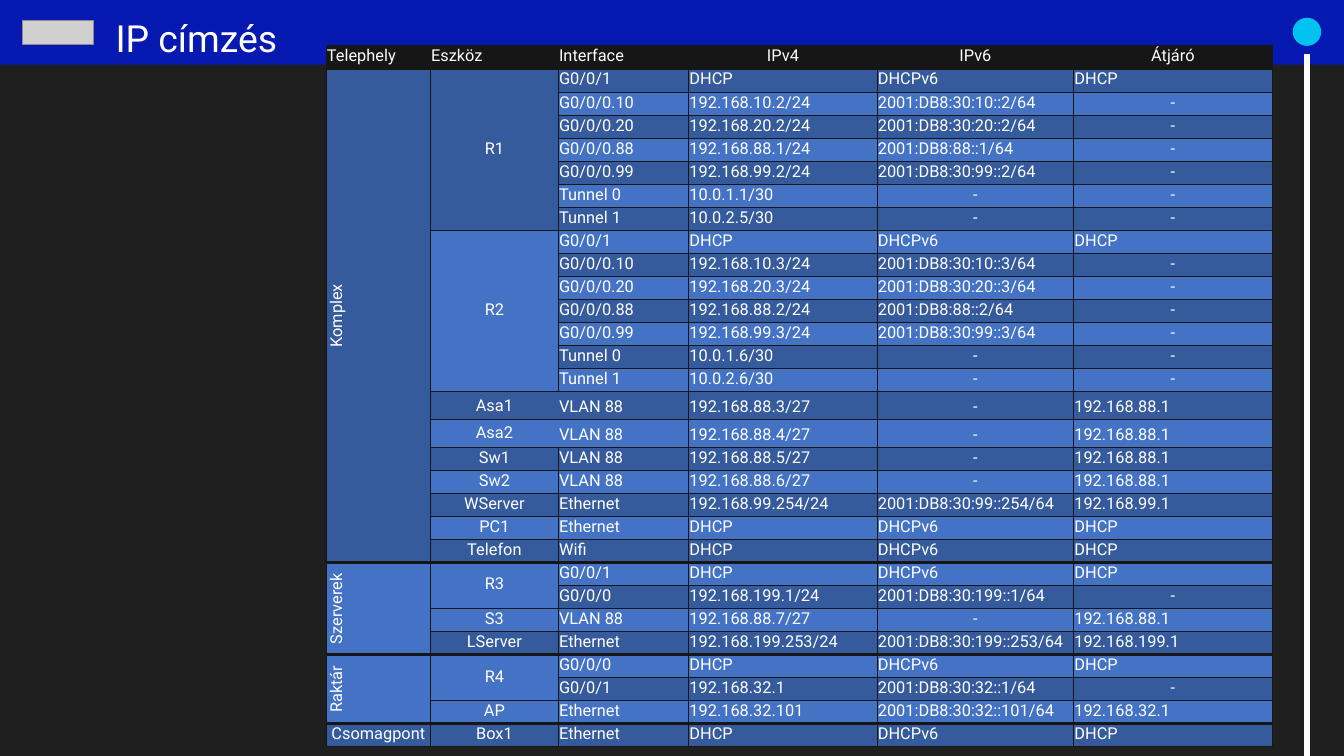
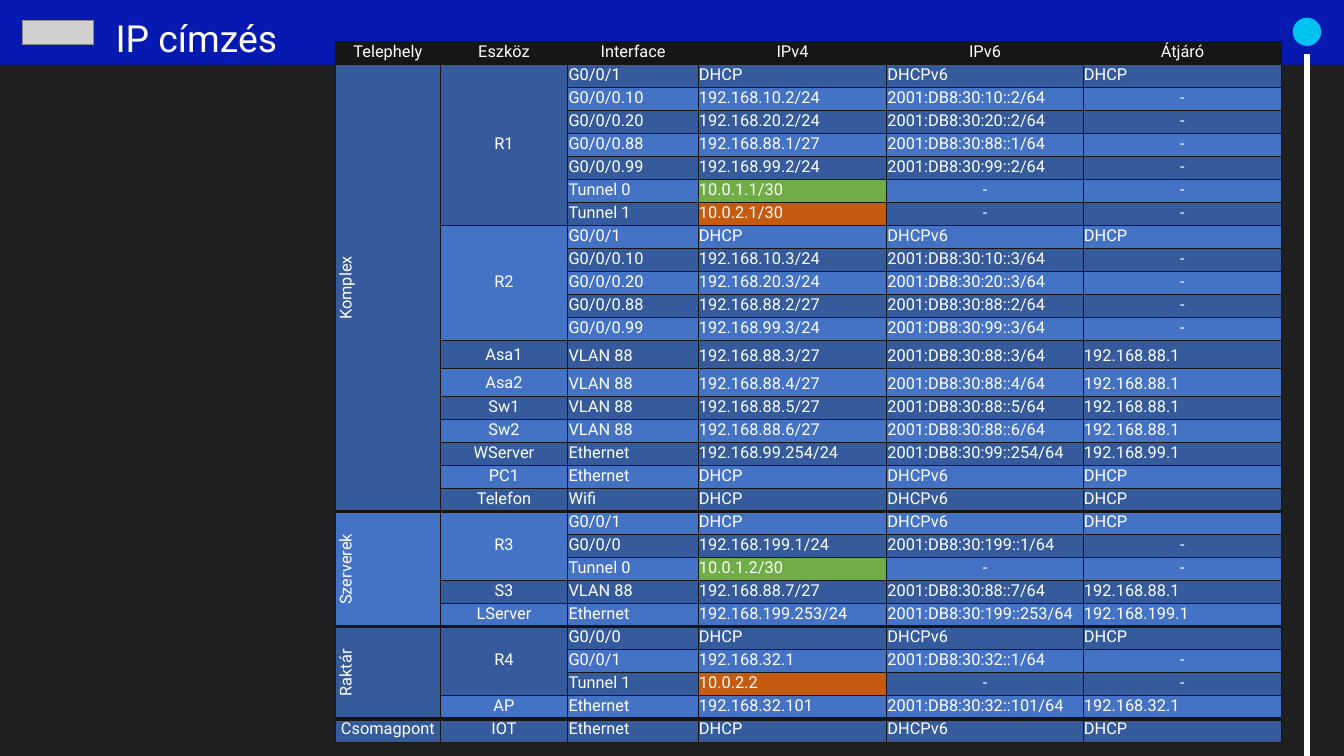
Before and after one commit to PowerRanger2130/PaceX, a slide deck: slide 16 of Projectmunka.pptx. Drawn at 1344x756 pixels with LibreOffice and Linux fonts; fonts in the diff are those of the drawing; grey boxes stand for pictures. Boxes give left, top, right and bottom in pixels: in the first picture for what was removed or moved away, otherwise in the second. Text is boxed around its words. In the diff, an @@ line names an element or a change of style, - is before the commit and + after.

```diff
--- a/Projectmunka.pptx
+++ b/Projectmunka.pptx
@@ table at [336,41,1281,751] @@
-row 5, column 4: 192.168.88.1/24
+row 5, column 4: 192.168.88.1/27
-row 5, column 5: 2001:DB8:88::1/64
+row 5, column 5: 2001:DB8:30:88::1/64
-row 8, column 4: 10.0.2.5/30
+row 8, column 4: 10.0.2.1/30
-row 12, column 4: 192.168.88.2/24
+row 12, column 4: 192.168.88.2/27
-row 12, column 5: 2001:DB8:88::2/64
+row 12, column 5: 2001:DB8:30:88::2/64
-row 14:  |  | Tunnel 0 | 10.0.1.6/30 | - | -
-row 15:  |  | Tunnel 1 | 10.0.2.6/30 | - | -
-row 16:  | Asa1 | VLAN 88 | 192.168.88.3/27 | - | 192.168.88.1
-row 17:  | Asa2 | VLAN 88 | 192.168.88.4/27 | - | 192.168.88.1
-row 18:  | Sw1 | VLAN 88 | 192.168.88.5/27 | - | 192.168.88.1
-row 19:  | Sw2 | VLAN 88 | 192.168.88.6/27 | - | 192.168.88.1
+row 14:  | Asa1 | VLAN 88 | 192.168.88.3/27 | 2001:DB8:30:88::3/64 | 192.168.88.1
+row 15:  | Asa2 | VLAN 88 | 192.168.88.4/27 | 2001:DB8:30:88::4/64 | 192.168.88.1
+row 16:  | Sw1 | VLAN 88 | 192.168.88.5/27 | 2001:DB8:30:88::5/64 | 192.168.88.1
+row 17:  | Sw2 | VLAN 88 | 192.168.88.6/27 | 2001:DB8:30:88::6/64 | 192.168.88.1
-row 25:  | S3 | VLAN 88 | 192.168.88.7/27 | - | 192.168.88.1
+row 23:  |  | Tunnel 0 | 10.0.1.2/30 | - | -
+row 24:  | S3 | VLAN 88 | 192.168.88.7/27 | 2001:DB8:30:88::7/64 | 192.168.88.1
+row 28:  |  | Tunnel 1 | 10.0.2.2 | - | -
-row 30, column 2: Box1
+row 30, column 2: IOT
@@ fill #4472C4 to #70AD47 in 2 cells @@
@@ fill #365B9D to #C55A11 in 2 cells @@
@@ alignment left to centre @@
@@ borders changed @@
@@ table: place and size @@
-table at [326,46,1271,756]
+table at [336,41,1281,751]
```
Also in this commit, not shown: 1 other slide changed, 14 other files.
